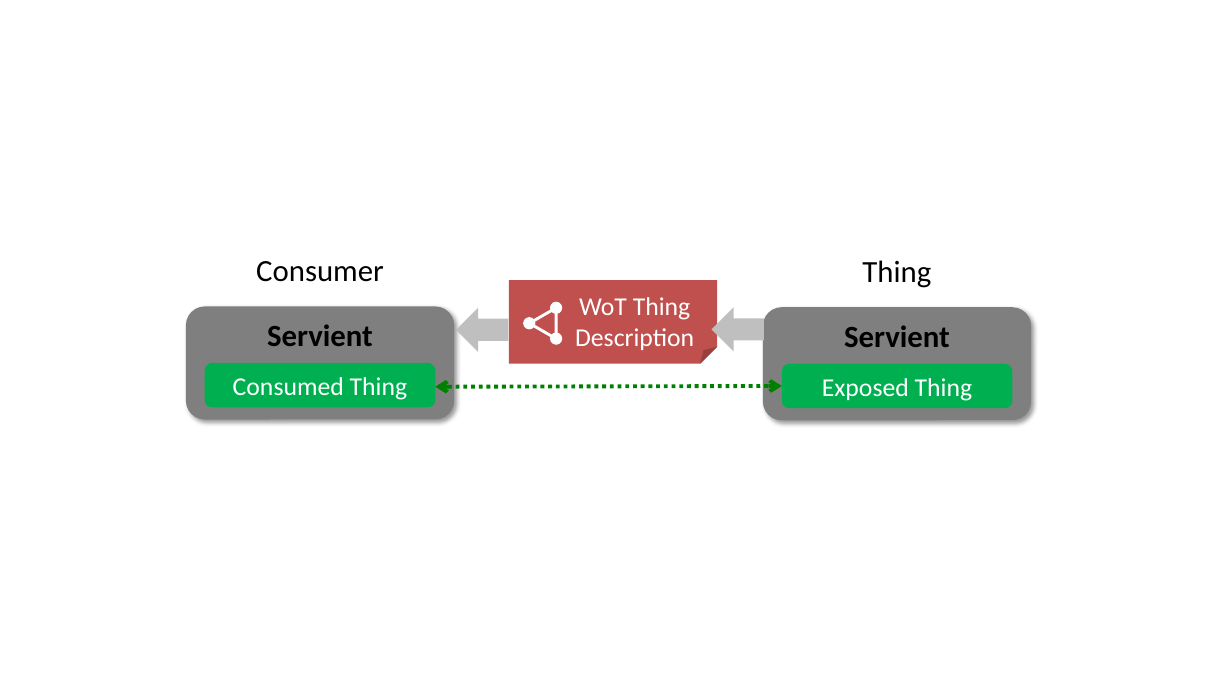
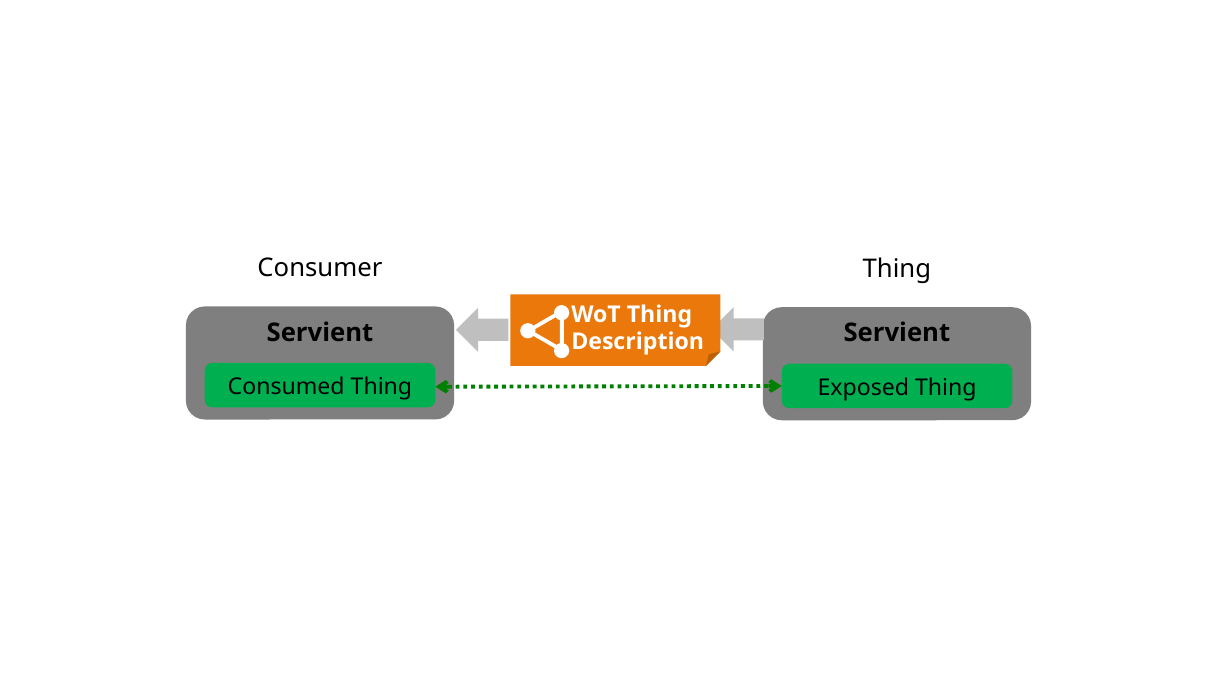
Before and after one commit to w3c/wot-architecture, a slide deck: slide 9 of images/architecture/arch-cr.pptx. Drawn at 1232x693 pixels with LibreOffice and Linux fonts; fonts in the diff are those of the drawing. Boxes give left, top, right and bottom in pixels: in the first picture for what was removed or moved away, otherwise in the second. Text is boxed around its words. In the diff, an @@ line names an element or a change of style, - is before the commit and + after.

```diff
--- a/images/architecture/arch-cr.pptx
+++ b/images/architecture/arch-cr.pptx
@@ text "Consumer" at (x1=257, y1=257, x2=382, y2=277): size 24 to 20 pt, font Calibri to Noto Sans @@
@@ text "Thing" at (x1=863, y1=257, x2=931, y2=283): size 24 to 20 pt, font Calibri to Noto Sans @@
@@ folded corner added at (x1=510, y1=295, x2=720, y2=366), fill #EB780A @@
@@ text "WoT Thing" moved from (x1=509, y1=280, x2=717, y2=364) to (x1=571, y1=304, x2=704, y2=355) @@
@@ text "WoT Thing" at (x1=571, y1=304, x2=704, y2=355): vertical alignment middle to top; fill #C0504D to none @@
@@ rounded rectangle "Servient" at (x1=186, y1=307, x2=454, y2=420): size 24 to 20 pt, font Calibri to Noto Sans; shadow off @@
@@ ellipse at (x1=520, y1=323, x2=536, y2=339): rotation 330 to 0 degrees @@
@@ triangle at (x1=529, y1=311, x2=562, y2=350): outline #FFFFFF 2.25 pt to #FFFFFF 3 pt; rotation 30 to 270 degrees @@
@@ ellipse at (x1=554, y1=305, x2=569, y2=321): rotation 330 to 0 degrees @@
@@ text at (x1=571, y1=304, x2=704, y2=355): text changed; size 20 to 18 pt; font Calibri to Noto Sans; bold on @@
-WoT Thing
-Description
+WoT Thing
+Description
@@ rounded rectangle "Servient" at (x1=763, y1=307, x2=1031, y2=420): size 24 to 20 pt, font Calibri to Noto Sans; shadow off @@
@@ ellipse at (x1=554, y1=343, x2=569, y2=359): rotation 30 to 0 degrees @@
@@ rounded rectangle "Consumed Thing" at (x1=205, y1=363, x2=436, y2=408): size 20 to 18 pt, font Calibri to Noto Sans, text colour #FFFFFF to #000000 @@
@@ rounded rectangle "Exposed Thing" at (x1=782, y1=364, x2=1013, y2=409): size 20 to 18 pt, font Calibri to Noto Sans, text colour #FFFFFF to #000000 @@
```
Also in this commit, not shown: 8 other slides changed, 1 slide added, 2 slides removed, 11 other files.
